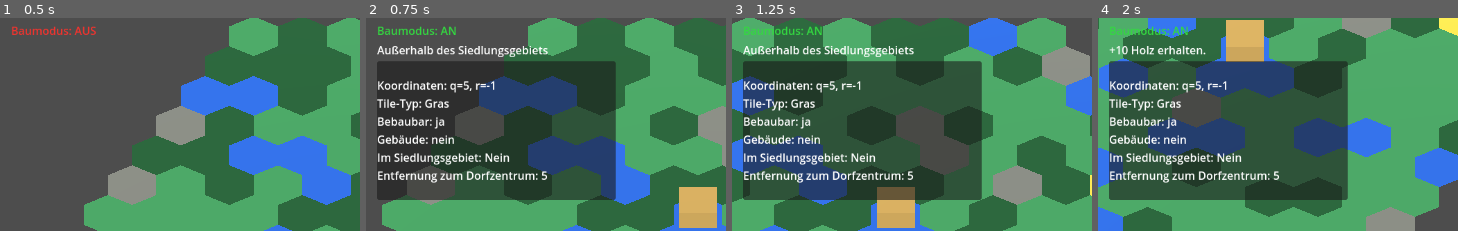
Above: before the commit, frames 1-4 (left to right).
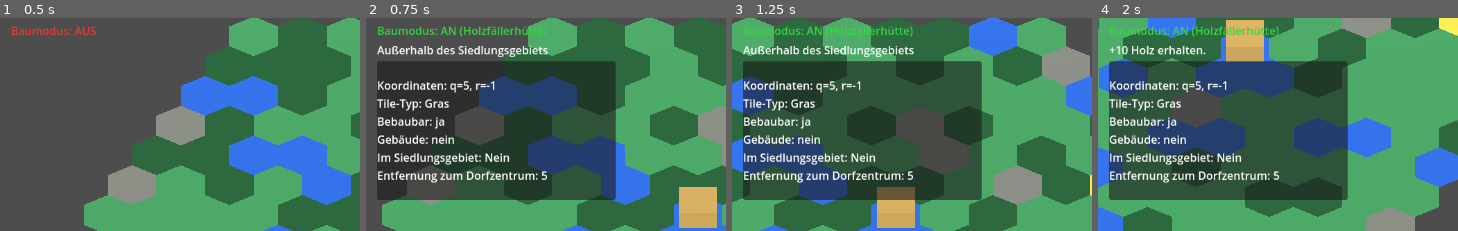
Above: after the commit, the same moments.

Repository: Ranu4922/CodexGame
Game: Godot game, scene res://scenes/Main.tscn
The game is run twice, just before and just after one commit, with the same random seed, the same clock (stepped at 60 frames per second) and the same inputs.
Inputs (mouse positions are % of the whole screen's width and height, from its top left):
- Up to frame 1 (0.5 s): no input
- Up to frame 2 (0.75 s): tap Enter at 0.5 s; move the mouse to (80, 47) at 0.52 s; hold D from 0.53 s (still down); tap B at 0.6 s; click (80, 47) at 0.67 s
- Up to frame 3 (1.25 s): keep holding D
- Up to frame 4 (2 s): move the mouse to (33, 58) at 1.27 s; release D at 1.28 s; hold S from 1.28 s (still down); tap R at 1.35 s
The pictures show only the part of the screen within x 0-50%, y 6-56%; the shares and areas given below are measured in that part.

Frame 1 is identical in both runs. In frame 2, 0.5% of the frame differs, in the area x 26-51%, y 3-9%; in frame 3, 0.4%; in frame 4, 0.5%.

Commit message:
Show selected build option

Diff:
--- a/scripts/game_world.gd
+++ b/scripts/game_world.gd
@@ -8,12 +8,14 @@
 @onready var info_label: Label = $CanvasLayer/InfoPanel/InfoLabel
 
 var message_version: int = 0
+var selected_building_name: String = "Holzfällerhütte"
 
 
 func _ready() -> void:
 	hex_grid.hex_selected.connect(_on_hex_selected)
 	hex_grid.selection_cleared.connect(_on_selection_cleared)
 	hex_grid.build_mode_changed.connect(_on_build_mode_changed)
+	hex_grid.selected_building_changed.connect(_on_selected_building_changed)
 	hex_grid.wood_changed.connect(_on_wood_changed)
 	hex_grid.message_changed.connect(_on_message_changed)
 	_on_build_mode_changed(false)
@@ -64,11 +66,23 @@
 
 
 func _on_build_mode_changed(enabled: bool) -> void:
-	build_mode_label.text = "Baumodus: %s" % ("AN" if enabled else "AUS")
+	_update_build_mode_label(enabled)
 	build_mode_label.add_theme_color_override(
 		"font_color",
 		Color(0.20, 0.85, 0.25) if enabled else Color(0.95, 0.20, 0.18)
 	)
+
+
+func _on_selected_building_changed(display_name: String) -> void:
+	selected_building_name = display_name
+	_update_build_mode_label(hex_grid.build_mode)
+
+
+func _update_build_mode_label(enabled: bool) -> void:
+	if enabled:
+		build_mode_label.text = "Baumodus: AN (%s)" % selected_building_name
+	else:
+		build_mode_label.text = "Baumodus: AUS"
 
 
 func _on_wood_changed(amount: int) -> void:
